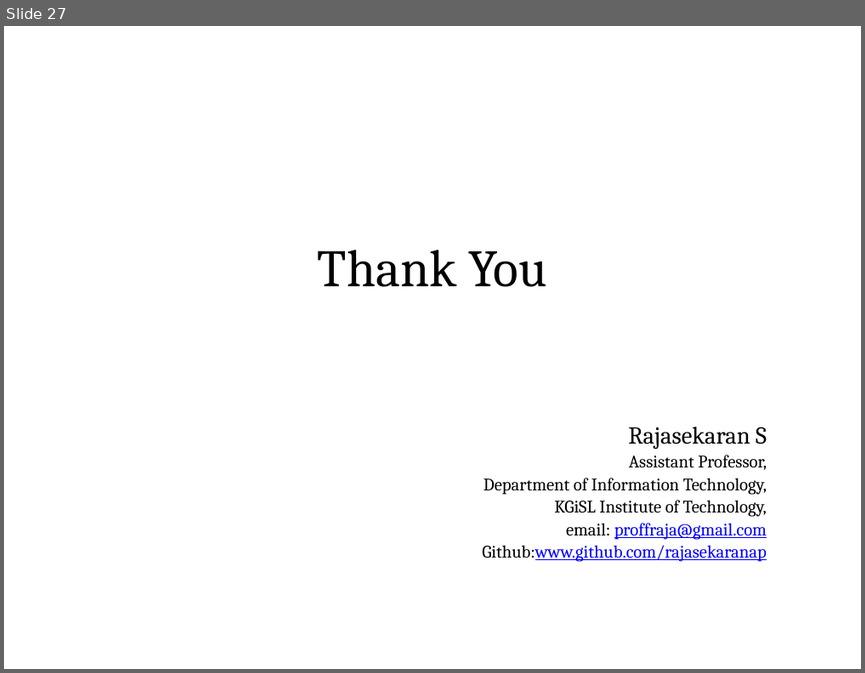
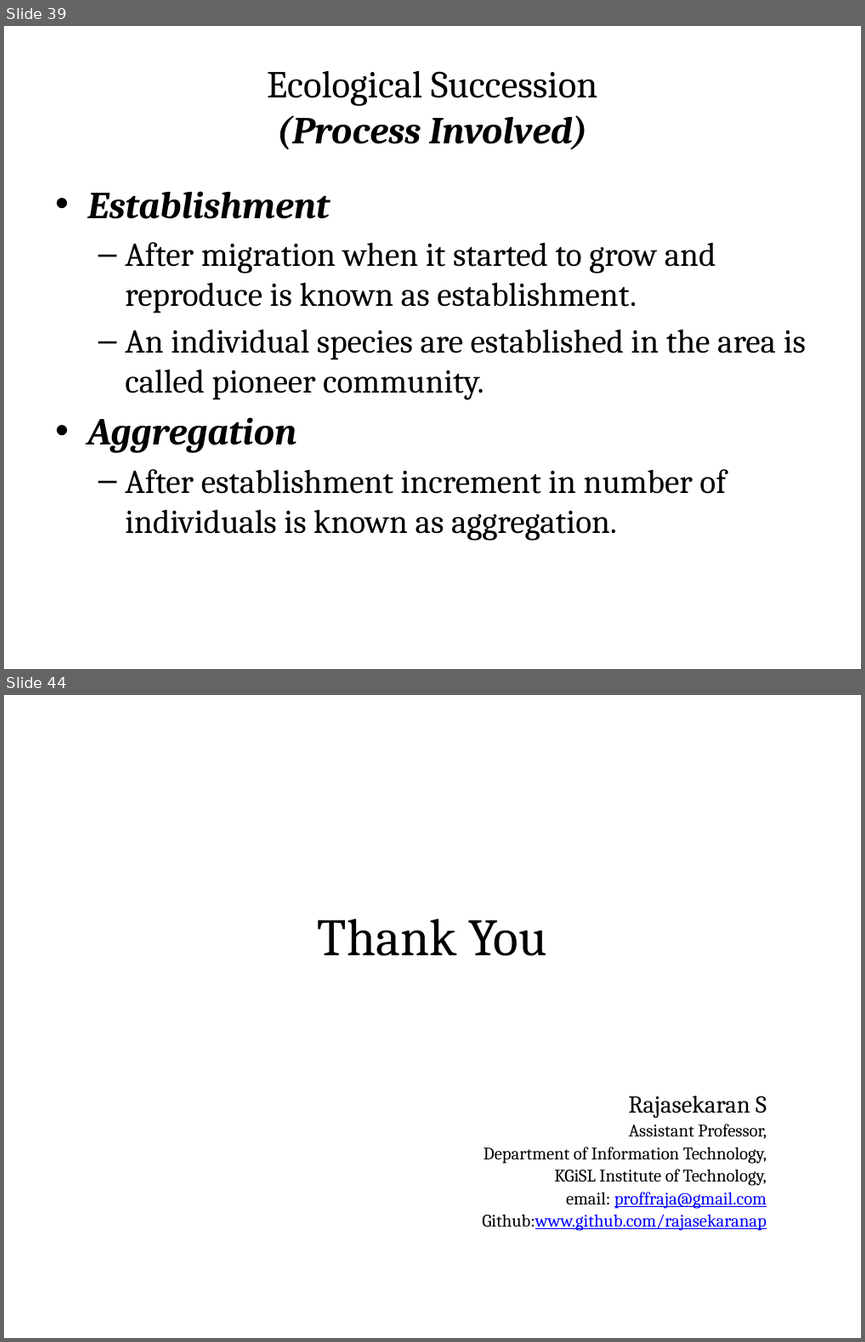
Before and after one commit to rajasekaran36/GE8291-Environmental-Science-and-Engineering, a slide deck: Slides/GE8291-U1.pptx. Shown one above the other, each under a label of ours: slide 27 before the commit, slides 39 and 44 after it; the slides between them are not shown. The pictures are 865x673 and 865x1342 pixels, drawn with LibreOffice and Linux fonts; fonts in the diff are those of the drawing. Boxes give left, top, right and bottom in pixels: in the first picture for what was removed or moved away, otherwise in the second. Text is boxed around its words. In the diff, an @@ line names an element or a change of style, - is before the commit and + after.

```diff
--- a/Slides/GE8291-U1.pptx
+++ b/Slides/GE8291-U1.pptx
@@ slide 39 added at <box>4,26,861,669</box>, background #FFFFFF @@
@@ title added at <box>46,52,818,159</box>, fill gradient #DAFDA7 to #E4FCC2 to #F5FFE7, outline #98B955 0.75 pt, 32 pt, text #000000 @@
+Ecological Succession
+(Process Involved)
@@ text added at <box>87,191,806,540</box>, 28 pt, text #000000 @@
+• Establishment
+  – After migration when it started to grow and reproduce is known as establishment.
+  – An individual species are established in the area is called pioneer community.
+• Aggregation
+  – After establishment increment in number of individuals is known as aggregation.
@@ what was slide 27 is now slide 44 @@
```
Also in this commit, not shown: 16 other slides added, 1 other file.
